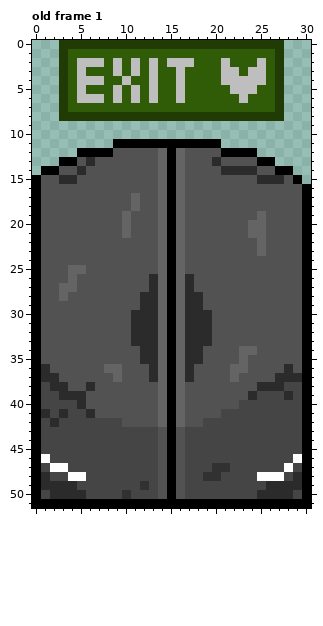
A pixel-art file gets an edit: assets/art/exit/exit.aseprite. Above: the version before the commit.
31x52 pixels, 1 frame. Colours within 5 levels of each other are drawn and written as one. Shown: old frame 1.
After the commit:
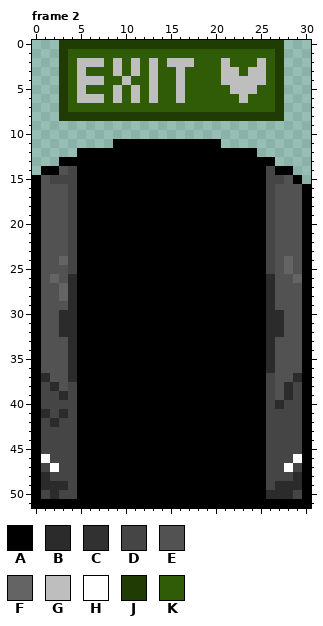
Palette (. is transparent): A #000000  B #2b2b2b  C #313131  D #454545  E #525252  F #646464  G #bebebe  H #ffffff  J #203c04  K #315c07
A new or re-ordered frame is compared with the old frame closest to it.
Changes in this commit:
frames 1 -> 2
--- frame 2 is new; against old frame 1
@@ x 0..30 @@
 11 .........AAAAAAAAAAAA..........
-12 .....AAAAEEEEEFAFEEEEAAAA......
-13 ...AAEBEEEEEEEFAFEEEBEEEEAA....
-14 .AAEEBEEEEEEEEFAFEEEEBBBBEEAA..
-15 AEEBBEEEEEEEEEFAFEEEEEEEEBBBEA.
-16 AEEEEEEEEEEEEEFAFEEEEEEEEEEEEEA
-17 AEEEEEEEEEEFEEFAFEEEEEEEEEEEEEA
-18 AEEEEEEEEEEFEEFAFEEEEEEEEEEEEEA
-19 AEEEEEEEEEFEEEFAFEEEEEEEEFEEEEA
-20 AEEEEEEEEEFEEEFAFEEEEEEEFFEEEEA
-21 AEEEEEEEEEFEEEFAFEEEEEEEFFEEEEA
-22 AEEEEEEEEEEEEEFAFEEEEEEEEFEEEEA
-23 AEEEEEEEEEEEEEFAFEEEEEEEEFEEEEA
-24 AEEEEEEEEEEEEEFAFEEEEEEEEEEEEEA
-25 AEEEFFEEEEEEEEFAFEEEEEEEEEEEEEA
-26 AEEEFEEEEEEEEBFAFBEEEEEEEEEEEEA
-27 AEEFFEEEEEEEEBFAFBEEEEEEEEEEEEA
-28 AEEFEEEEEEEEBBFAFBBEEEEEEEEEEEA
-29 AEEEEEEEEEEEBBFAFBBEEEEEEEEEEEA
-30 AEEEEEEEEEEBBBFAFBBBEEEEEEEEEEA
-31 AEEEEEEEEEEBBBFAFBBBEEEEEEEEEEA
-32 AEEEEEEEEEEBBBFAFBBBEEEEEEEEEEA
-33 AEEEEEEEEEEBBBFAFBBBEEEEEEEEEEA
-34 AEEEEEEEEEEEBBFAFBBEEEEFFEEEEEA
-35 AEEEEEEEEEEEBBFAFBBEEEEFEEEEEEA
-36 ABEEEEEEFFEEEBFAFBEEEEFFEEEEBEA
-37 ABBEEEEEEFEEEBFAFBEEEEFEEEEBBBA
-38 ADBBEEBEEEEEEEFAFEEEEEEEEBBBDDA
-39 ADDBBBEEEEEEEEFAFEEEEEEEBDDDBDA
-40 ADDDDBEEEEEEEEFAFEEEEEEDDDDDDDA
-41 ABDBDDBEEEEEEEFAFEEEEDDDDDDDDDA
-42 ADBDDDDDDDEEEEFAFEEDDDDDDDDDDDA
-43 ADDDDDDDDDDDDDEAEDDDDDDDDDDDDDA
-44 ADDDDDDDDDDDDDEAEDDDDDDDDDDDDDA
-45 ADDDDDDDDDDDDDEAEDDDDDDDDDDDDDA
-46 AHDDDDDDDDDDDDEAEDDDDDDDDDDDDHA
-47 ADHHDDDDDDDDDDEAEDDDCCDDDDDDHDA
-48 ABDDHHDDDDDDDDEAEDDCCDDDDHHHDBA
-49 ABBBBDDDDDDDCDEAEDDDDDDDDDBBBBA
-50 ADBBBBDDDDCDDDEAEDDDDDDDDBBBBDA
+12 .....AAAAAAAAAAAAAAAAAAAA......
+13 ...AAAAAAAAAAAAAAAAAAAAAAAA....
+14 .AAEDAAAAAAAAAAAAAAAAAAAAADAA..
+15 AEDDDAAAAAAAAAAAAAAAAAAAAADDEA.
+16 AEEEDAAAAAAAAAAAAAAAAAAAAADEEEA
+17 AEEEDAAAAAAAAAAAAAAAAAAAAADEEEA
+18 AEEEDAAAAAAAAAAAAAAAAAAAAADEEEA
+19 AEEEDAAAAAAAAAAAAAAAAAAAAADEEEA
+20 AEEEDAAAAAAAAAAAAAAAAAAAAADEEEA
+21 AEEEDAAAAAAAAAAAAAAAAAAAAADEEEA
+22 AEEEDAAAAAAAAAAAAAAAAAAAAADEEEA
+23 AEEEDAAAAAAAAAAAAAAAAAAAAADEEEA
+24 AEEFDAAAAAAAAAAAAAAAAAAAAADEFEA
+25 AEEEDAAAAAAAAAAAAAAAAAAAAADEFEA
+26 AEFEBAAAAAAAAAAAAAAAAAAAAABEEFA
+27 AEEFBAAAAAAAAAAAAAAAAAAAAABEEEA
+28 AEEFBAAAAAAAAAAAAAAAAAAAAABEEEA
+29 AEEEBAAAAAAAAAAAAAAAAAAAAABEEEA
+30 AEEBBAAAAAAAAAAAAAAAAAAAAABBEEA
+31 AEEBBAAAAAAAAAAAAAAAAAAAAABBEEA
+32 AEEBBAAAAAAAAAAAAAAAAAAAAABBEEA
+33 AEEEBAAAAAAAAAAAAAAAAAAAAABEEEA
+34 AEEEBAAAAAAAAAAAAAAAAAAAAABEEEA
+35 AEEEBAAAAAAAAAAAAAAAAAAAAABEEEA
+36 AEEEBAAAAAAAAAAAAAAAAAAAAABEEEA
+37 ABEEBAAAAAAAAAAAAAAAAAAAAADEEBA
+38 ADBEDAAAAAAAAAAAAAAAAAAAAADEBDA
+39 ADDBDAAAAAAAAAAAAAAAAAAAAADEBDA
+40 ADDDDAAAAAAAAAAAAAAAAAAAAADBDDA
+41 ABDBDAAAAAAAAAAAAAAAAAAAAADDDDA
+42 ADBDDAAAAAAAAAAAAAAAAAAAAADDDDA
+43 ADDDDAAAAAAAAAAAAAAAAAAAAADDDDA
+44 ADDDDAAAAAAAAAAAAAAAAAAAAADDDDA
+45 ADDDDAAAAAAAAAAAAAAAAAAAAADDDDA
+46 AHDDDAAAAAAAAAAAAAAAAAAAAADDDHA
+47 ADHDDAAAAAAAAAAAAAAAAAAAAADDHDA
+48 ABDDDAAAAAAAAAAAAAAAAAAAAADDDBA
+49 ABBBDAAAAAAAAAAAAAAAAAAAAADBBBA
+50 ADBDDAAAAAAAAAAAAAAAAAAAAABBBDA
 51 AAAAAAAAAAAAAAAAAAAAAAAAAAAAAAA
Pixel boxes of the changes (left, top, right, bottom) in both pictures:
changed: (41, 148, 302, 499)
